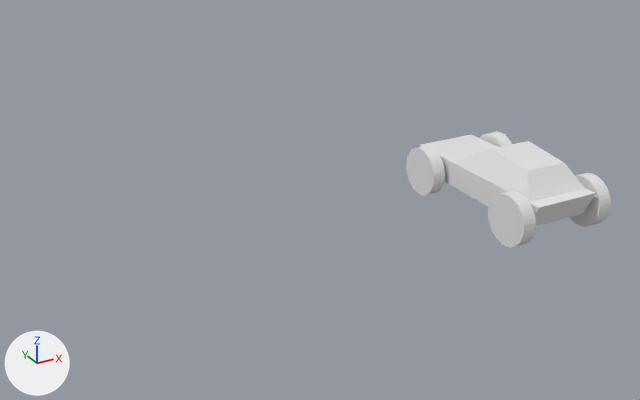
An edit to the FBX model Content/ToyCars/ToyCar1.fbx, drawn before and after from the same camera.
The view is the same before and after, from a 50 mm camera at (-5.13, -7.36, 3.87) aimed at (-1.29, -0.37, 0.38). The axes (+X, +Y, +Z) are drawn at lower left. The lights are the same throughout. Where no turn or scale is listed for an object, it has been applied to the vertices. Vertices at the same position are counted once.

Script lines for the objects in view, before the commit:
```python
me_cylinder_000 = bpy.data.meshes.new('Cylinder.000')
me_cylinder_000.from_pydata(...)  # a 32-sided cylinder along x spanning x -0.071..0.071, y -0.256..0.256, z -0.256..0.256
me_cylinder_001 = bpy.data.meshes.new('Cylinder.001')
me_cylinder_001.from_pydata(...)  # a 32-sided cylinder along x spanning x -0.071..0.071, y -0.256..0.256, z -0.256..0.256
me_cylinder_002 = bpy.data.meshes.new('Cylinder.002')
me_cylinder_002.from_pydata(...)  # a 32-sided cylinder along x spanning x -0.071..0.071, y -0.256..0.256, z -0.256..0.256
me_cylinder_005 = bpy.data.meshes.new('Cylinder.005')
me_cylinder_005.from_pydata(...)  # a 32-sided cylinder along x spanning x -0.071..0.071, y -0.256..0.256, z -0.256..0.256
me_geom = bpy.data.meshes.new('Geom')
me_geom.from_pydata(...)  # 16 vertices, 12 faces; spans x -0.9..1.01, y -0.4..0.3, z 0.28..0.81
ob_carbody = bpy.data.objects.new('CarBody', me_geom)
ob_carbody.location = (0.506, -0.919, 0.0)
ob_carbody.rotation_euler = (0.0, 0.0, 1.571)  # degrees (0, 0, 90)
ob_wheelbl = bpy.data.objects.new('WheelBL', me_cylinder_001)
ob_wheelbl.location = (0.086, -1.599, 0.362)
ob_wheelbr = bpy.data.objects.new('WheelBR', me_cylinder_002)
ob_wheelbr.location = (1.025, -1.599, 0.362)
ob_wheelfl = bpy.data.objects.new('WheelFL', me_cylinder_000)
ob_wheelfl.location = (0.086, -0.197, 0.362)
ob_wheelfr = bpy.data.objects.new('WheelFR', me_cylinder_005)
ob_wheelfr.location = (1.025, -0.197, 0.362)
```
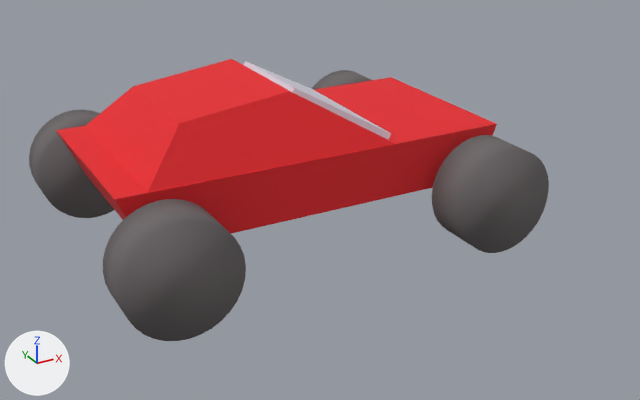
Where the newer file only moved an object's origin or applied its transform, the numbers keep the older frame.

What changed in the scene script:
```text
Add mat_material_001:
    mat_material_001 = principled_material('Material.001')
    mat_material_001.base_color = (0.149, 0.133, 0.136)  # dark grey #6c6667
    mat_material_001.roughness = 0.867
Add mat_material:
    mat_material = principled_material('Material')
    mat_material.base_color = (0.8, 0.0114, 0.0171)  # red #e71c23
    mat_material.roughness = 0.69
Add mat_material_002:
    mat_material_002 = principled_material('Material.002')
    mat_material_002.base_color = (0.692, 0.698, 0.8)  # white #d9dae7
    mat_material_002.roughness = 0.69
Change me_cylinder_001:
    where me_cylinder_001.from_pydata(...)  # 64 vertices, 34 faces; spans x -0.071..0.071, y -0.256..0.256, z -0.256..0.256
    used by ob_wheelbl; location = (0.086, -1.599, 0.362)
    me_cylinder_001 part 5: the whole mesh is multiplied about its middle by the matrix ((0.0, 2.002, 0.0), (3.335, 0.0, 0.0), (0.0, 0.0, -2.002)), then moved by (-3.219, 2.907, 0.169)
    add me_cylinder_001.materials.append(mat_material_001)  # dark grey #6c6667
Change me_geom:
    where me_geom.from_pydata(...)  # 16 vertices, 12 faces; spans x -0.9..1.01, y -0.4..0.3, z 0.28..0.81
    used by ob_carbody; location = (0.506, -0.919, 0.0); rotation_euler = (0.0, 0.0, 1.571), in degrees (0, 0, 90)
    me_geom part 2: the whole mesh is scaled about its middle by (1, 1.34, 1), then moved by (0.02, 0.08, -0.53)
    add me_geom.materials.append(mat_material)  # red #e71c23
Change me_cylinder_000:
    where me_cylinder_000.from_pydata(...)  # 64 vertices, 34 faces; spans x -0.071..0.071, y -0.256..0.256, z -0.256..0.256
    used by ob_wheelfl; location = (0.086, -0.197, 0.362)
    me_cylinder_000 part 1: the whole mesh is multiplied about its middle by the matrix ((0.0, -2.002, 0.0), (-3.335, 0.0, 0.0), (0.0, 0.0, -2.002)), then moved by (-0.053, 1.505, 0.169)
    add me_cylinder_000.materials.append(mat_material_001)  # dark grey #6c6667
Change me_cylinder_005:
    where me_cylinder_005.from_pydata(...)  # 64 vertices, 34 faces; spans x -0.071..0.071, y -0.256..0.256, z -0.256..0.256
    used by ob_wheelfr; location = (1.025, -0.197, 0.362)
    me_cylinder_005 part 4: the whole mesh is multiplied about its middle by the matrix ((0.0, 2.002, 0.0), (3.335, 0.0, 0.0), (0.0, 0.0, -2.002)), then moved by (-0.992, -1.135, 0.169)
    add me_cylinder_005.materials.append(mat_material_001)  # dark grey #6c6667
Change me_cylinder_002:
    where me_cylinder_002.from_pydata(...)  # 64 vertices, 34 faces; spans x -0.071..0.071, y -0.256..0.256, z -0.256..0.256
    used by ob_wheelbr; location = (1.025, -1.599, 0.362)
    me_cylinder_002 part 3: the whole mesh is multiplied about its middle by the matrix ((0.0, 2.002, 0.0), (3.335, 0.0, 0.0), (0.0, 0.0, -2.002)), then moved by (-4.158, 0.267, 0.169)
    add me_cylinder_002.materials.append(mat_material_001)  # dark grey #6c6667
Add me_cube:
    me_cube.from_pydata([(0.5, -0.8, -0.12), (-0.37, -0.54, 0.38), (0.54, 0.83, -0.11), (-0.37, 0.51, 0.38), (0.35, -0.8, -0.37), (-0.52, -0.54, 0.13), (0.39, 0.83, -0.37), (-0.52, 0.51, 0.13)], [], [(0, 1, 3, 2), (2, 3, 7, 6), (6, 7, 5, 4), (4, 5, 1, 0), (2, 6, 4, 0), (7, 3, 1, 5)])
    me_cube.materials.append(mat_material_002)  # white #d9dae7
Change ob_carbody:
    ob_carbody.rotation_euler: (0.0, 0.0, 1.571) -> (0.0, 0.0, 0.0)  # degrees (0, 0, 90) -> degrees (0, 0, 0)
    ob_carbody.location: (0.506, -0.919, 0.0) -> (-1.7, -0.071, 1.052)
    ob_carbody.scale: (1.0, 1.0, 1.0) -> (2.0, 2.0, 2.0)
Add ob_glass:
    ob_glass = bpy.data.objects.new('Glass', me_cube)
    ob_glass.location = (-1.28, -0.023, 1.234)
```

Pixel boxes (x1, y1, x2, y2) of what changed, in the pictures (640 x 400 px):
'CarBody', recoloured, moved, rescaled, turned: before (420, 134, 596, 226); after (56, 59, 497, 234)
'WheelBR', recoloured, reshaped: before (569, 173, 611, 227); after (103, 199, 246, 341)
'WheelFR', recoloured, reshaped: before (480, 132, 512, 147); after (432, 135, 549, 253)
'WheelBL', recoloured, reshaped: before (488, 191, 536, 247); after (29, 110, 114, 218)
'WheelFL', recoloured, reshaped: before (406, 146, 445, 195); after (312, 70, 371, 90)
'Glass', added: after (244, 61, 391, 139)
